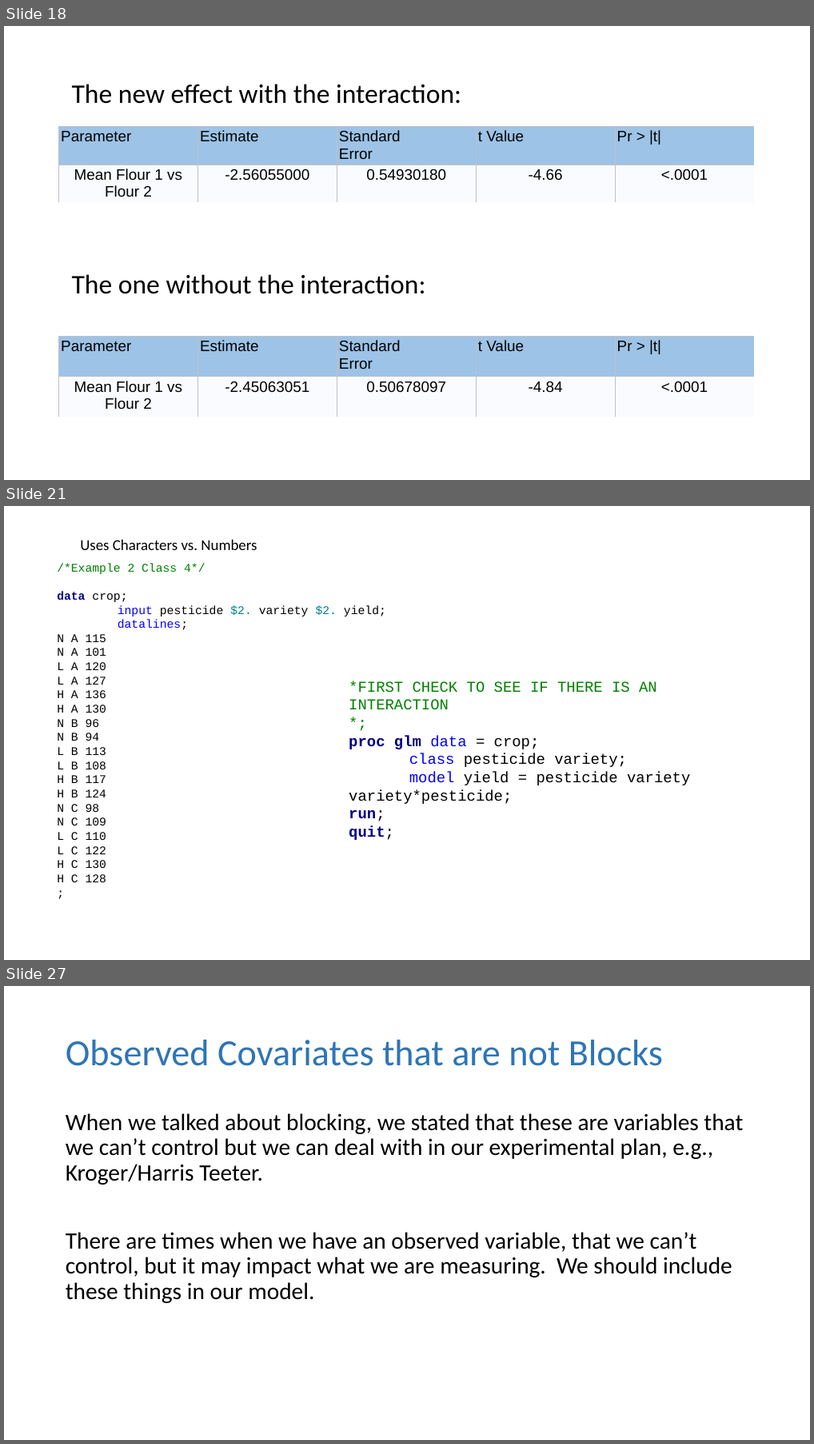
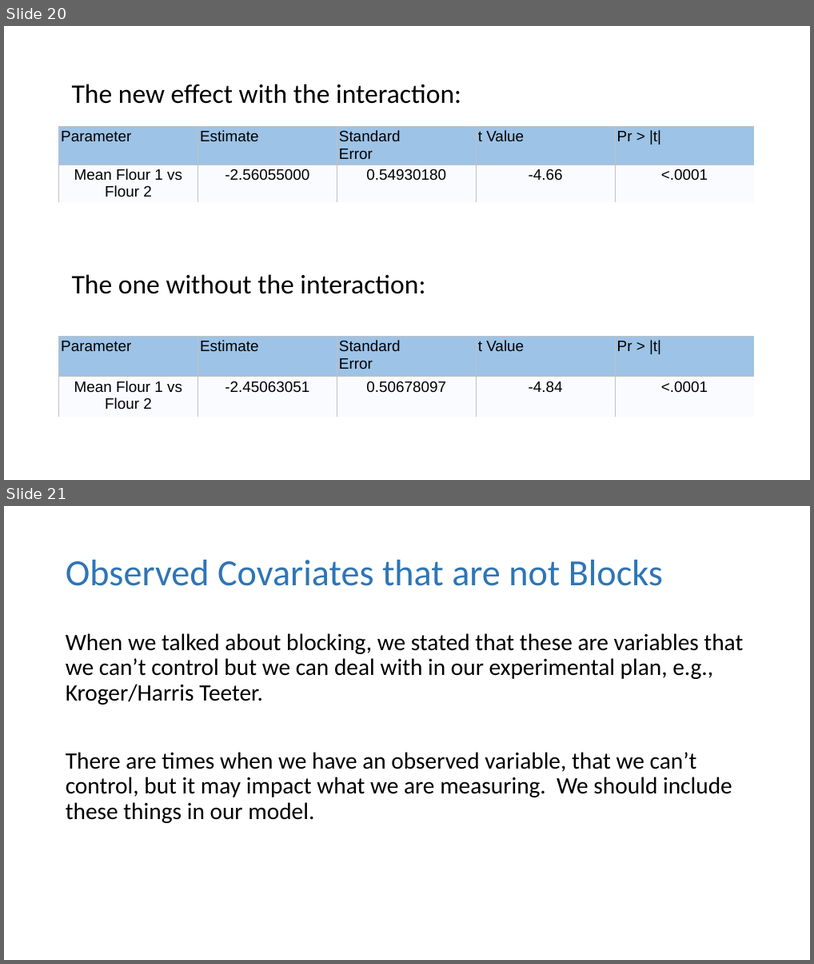
Before and after one commit to dhbrand/iaa_spring1_hw, a slide deck: d_of_e/slides/powerpoints/DOE Lecture 4.pptx. Shown one above the other, each under a label of ours: slides 18, 21 and 27 before the commit, slides 20 and 21 after it; the slides between them are not shown. The pictures are 814x1444 and 814x964 pixels, drawn with LibreOffice and Linux fonts; fonts in the diff are those of the drawing. Boxes give left, top, right and bottom in pixels: in the first picture for what was removed or moved away, otherwise in the second. Text is boxed around its words. In the diff, an @@ line names an element or a change of style, - is before the commit and + after.

```diff
--- a/d_of_e/slides/powerpoints/DOE Lecture 4.pptx
+++ b/d_of_e/slides/powerpoints/DOE Lecture 4.pptx
@@ slide 21 removed at (x1=4, y1=506, x2=810, y2=960), background #FFFFFF @@
@@ text removed at (x1=80, y1=540, x2=257, y2=550) @@
-Uses Characters vs. Numbers
@@ text removed at (x1=57, y1=563, x2=386, y2=882) @@
-/*Example 2 Class 4*/
-data crop;
-input pesticide $2. variety $2. yield;
-datalines;
-N A 115
-N A 101
-L A 120
-L A 127
-H A 136
-H A 130
-N B 96
-N B 94
-L B 113
-L B 108
-H B 117
-H B 124
-N C 98
-N C 109
-L C 110
-L C 122
-H C 130
-H C 128
-;
@@ text removed at (x1=349, y1=680, x2=690, y2=840) @@
-*FIRST CHECK TO SEE IF THERE IS AN INTERACTION
-*;
-proc glm data = crop;
-class pesticide variety;
-model yield = pesticide variety variety*pesticide;
-run;
-quit;
@@ what was slide 18 is now slide 20 @@
@@ what was slide 27 is now slide 21 @@
```
Also in this commit, not shown: 1 slide changed, 2 slides added, 7 other slides removed, 5 other files.
